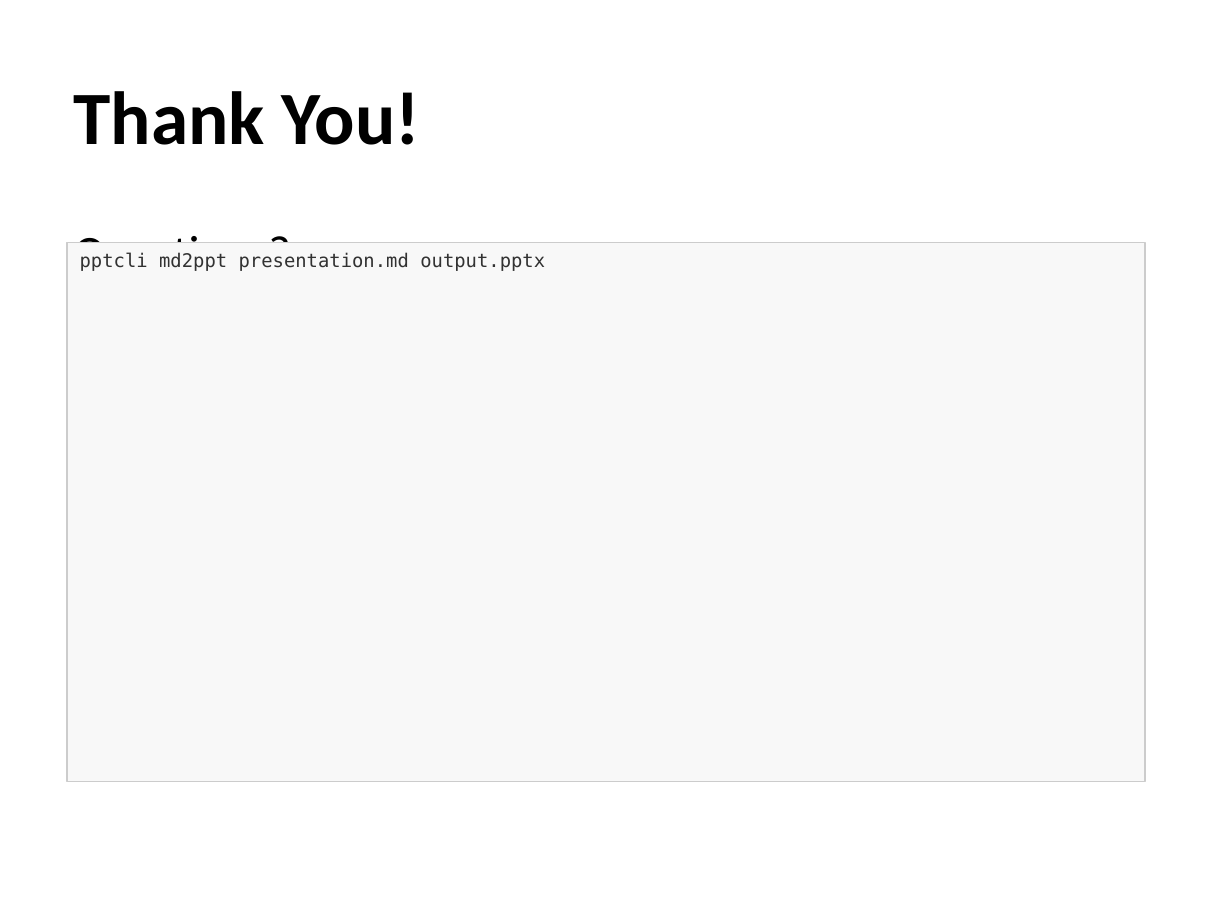
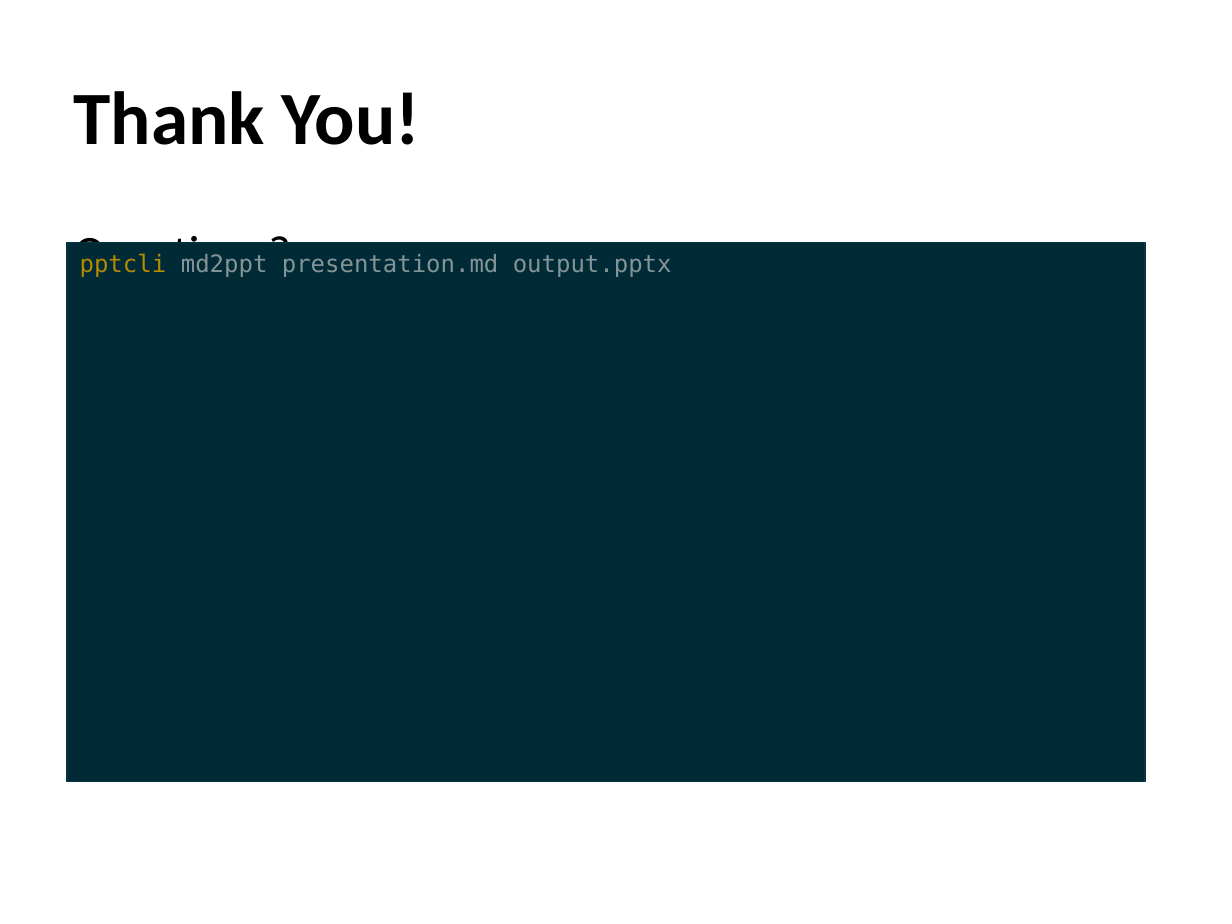
Before and after one commit to awol2005ex/ppt-rs, a slide deck: slide 25 of examples/md2ppt_demo.pptx. Drawn at 1232x924 pixels with LibreOffice and Linux fonts; fonts in the diff are those of the drawing. Boxes give left, top, right and bottom in pixels: in the first picture for what was removed or moved away, otherwise in the second. Text is boxed around its words. In the diff, an @@ line names an element or a change of style, - is before the commit and + after.

```diff
--- a/examples/md2ppt_demo.pptx
+++ b/examples/md2ppt_demo.pptx
@@ rectangle "pptcli md2ppt presentation.md output.pptx" at [68, 243, 1146, 781]: size 11 to 14 pt; text colour #323232 to #B58900 in "pptcli"; text colour #323232 to #839496 in "md2ppt presentation.md output.pptx"; fill #F8F8F8 to #002B36; outline #CCCCCC 1 pt to #073642 1 pt @@
```
Also in this commit, not shown: 14 other slides changed, 1 slide added, 1 slide removed, 10 other files.
